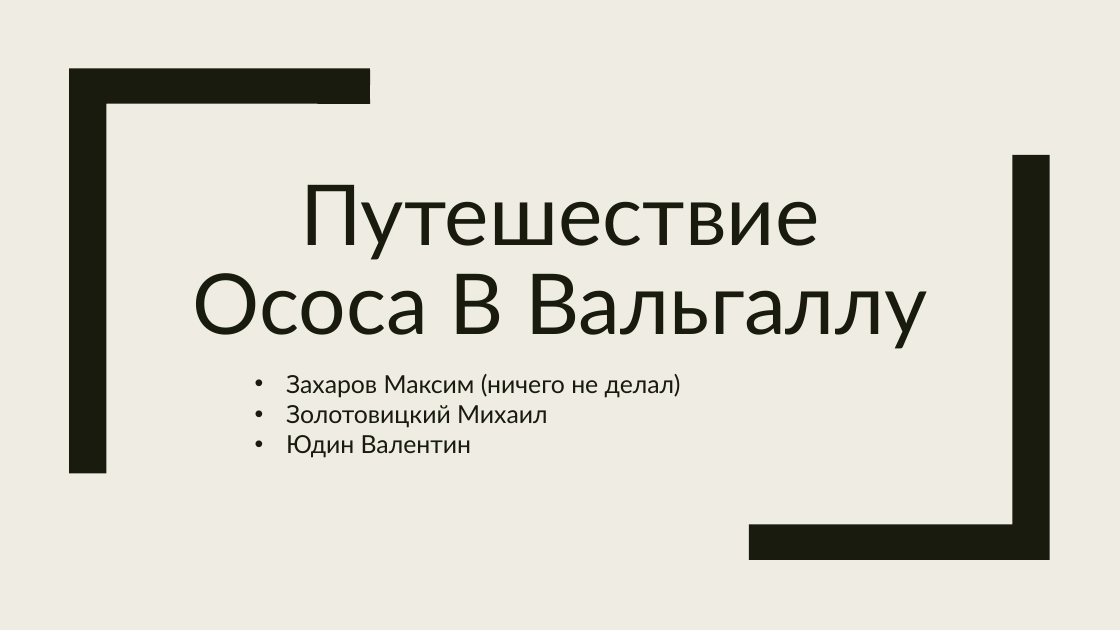
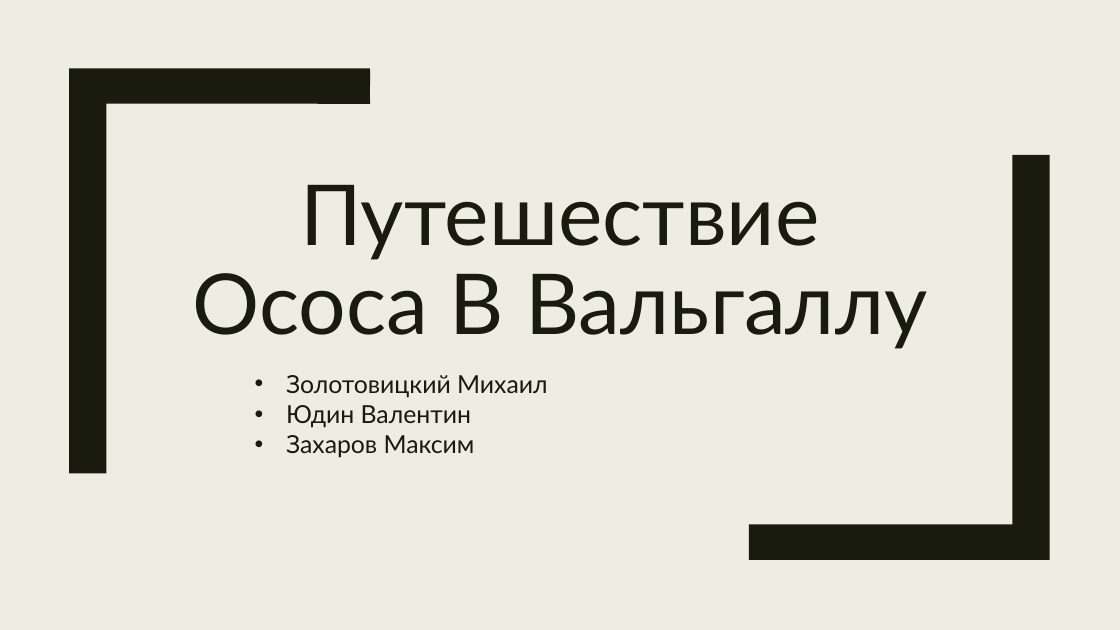
Before and after one commit to MZolotovitskiy/Osos-Journey-to-Valhalla, a slide deck: slide 1 of Documentation/The_Osos_Journey_to_Valhalla.pptx. Drawn at 1120x630 pixels with LibreOffice and Linux fonts; fonts in the diff are those of the drawing. Boxes give left, top, right and bottom in pixels: in the first picture for what was removed or moved away, otherwise in the second. Text is boxed around its words. In the diff, an @@ line names an element or a change of style, - is before the commit and + after.

```diff
--- a/Documentation/The_Osos_Journey_to_Valhalla.pptx
+++ b/Documentation/The_Osos_Journey_to_Valhalla.pptx
@@ subtitle at bbox=[286, 374, 681, 398]: paragraph removed @@
-• Захаров Максим (ничего не делал)
@@ subtitle at bbox=[286, 435, 475, 458]: paragraph added @@
+• Захаров Максим
```
Also in this commit, not shown: 3 other files.
